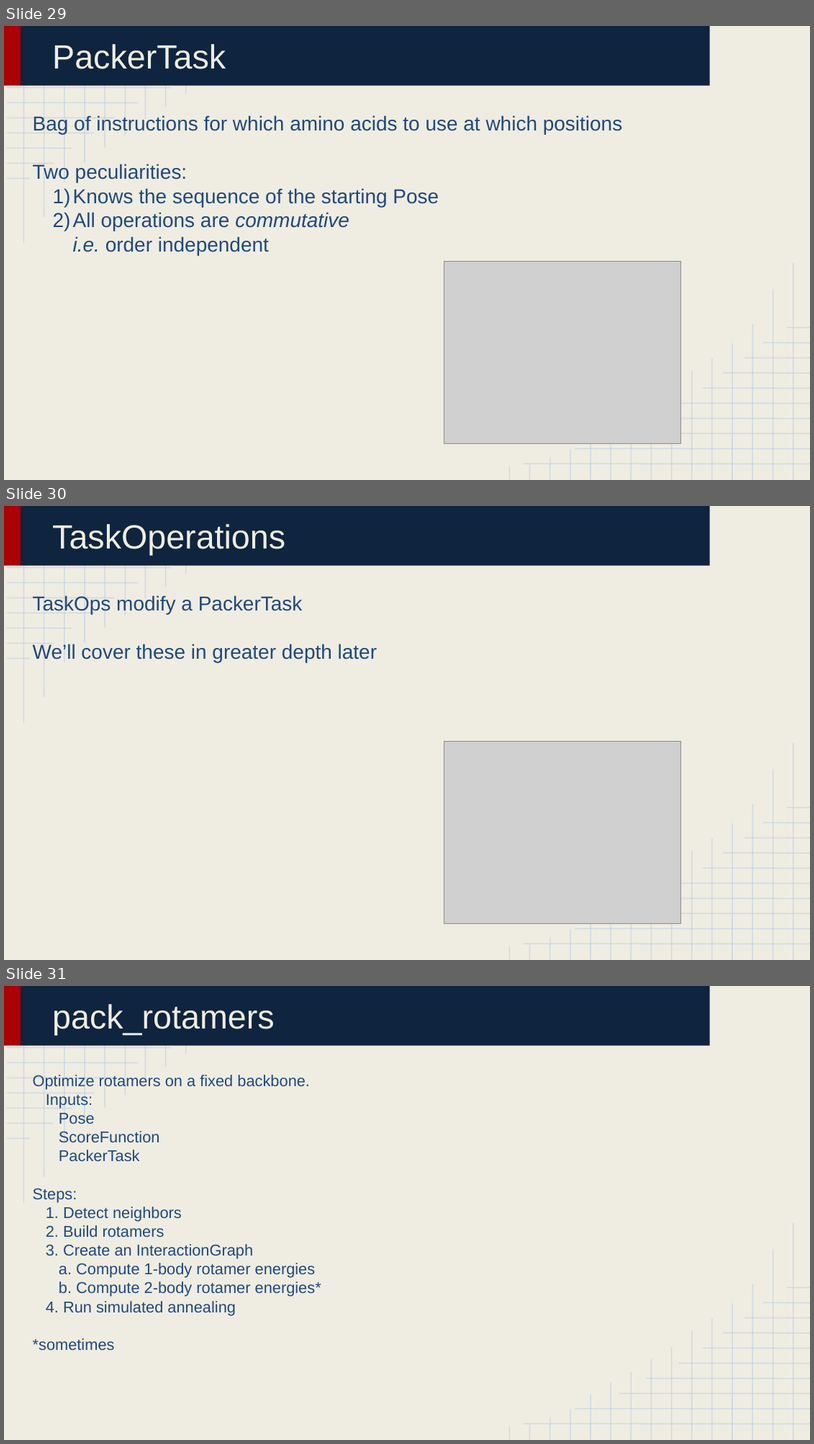
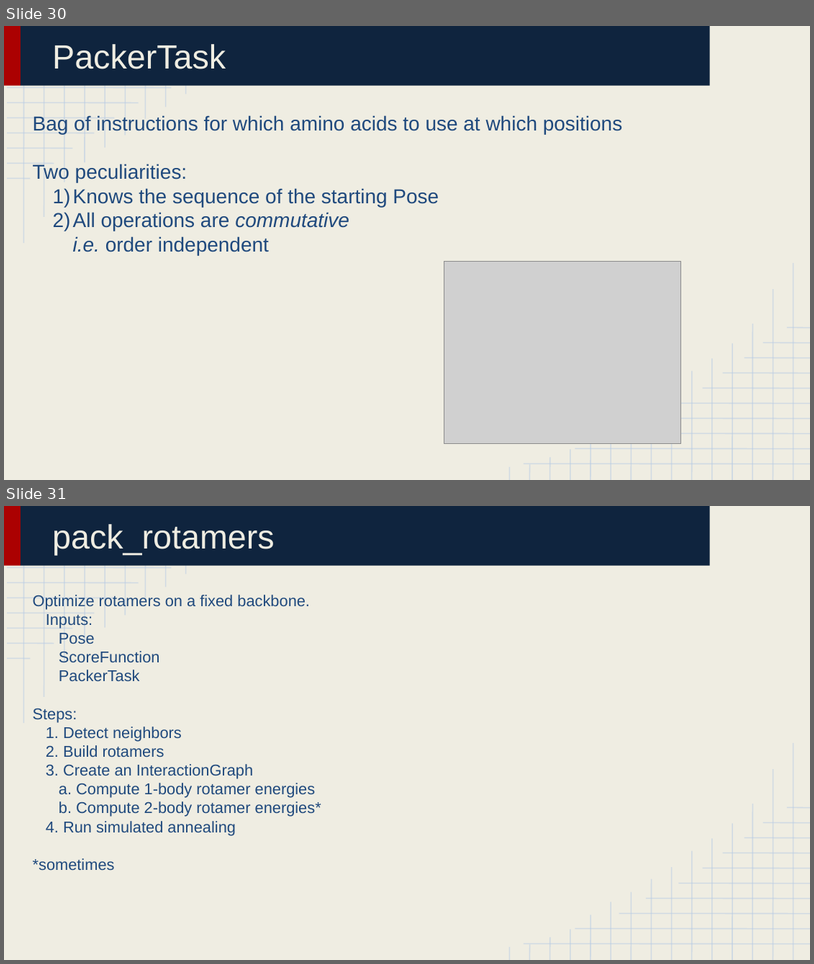
Before and after one commit to huabaiuw/prepare_bootcamp_2016_Aug, a slide deck: Lecture 4_ Library Structure 3.pptx. Shown one above the other, each under a label of ours: slides 29, 30 and 31 before the commit, slides 30 and 31 after it. The pictures are 814x1444 and 814x964 pixels, drawn with LibreOffice and Linux fonts; fonts in the diff are those of the drawing; grey boxes stand for pictures. Boxes give left, top, right and bottom in pixels: in the first picture for what was removed or moved away, otherwise in the second. Text is boxed around its words. In the diff, an @@ line names an element or a change of style, - is before the commit and + after.

```diff
--- a/Lecture 4_ Library Structure 3.pptx
+++ b/Lecture 4_ Library Structure 3.pptx
@@ slide 30 removed at <box>4,506,810,960</box>, background #EFEDE2; not listed: 52 template elements that a slide beside it also shows @@
@@ title removed at <box>52,524,286,555</box> @@
-TaskOperations
@@ text removed at <box>33,595,377,662</box> @@
-TaskOps modify a PackerTask
-We’ll cover these in greater depth later
@@ picture removed at <box>445,741,681,924</box> @@
@@ what was slide 29 is now slide 30 @@
```
Also in this commit, not shown: 3 slides changed, 1 slide added, 5 other files.
